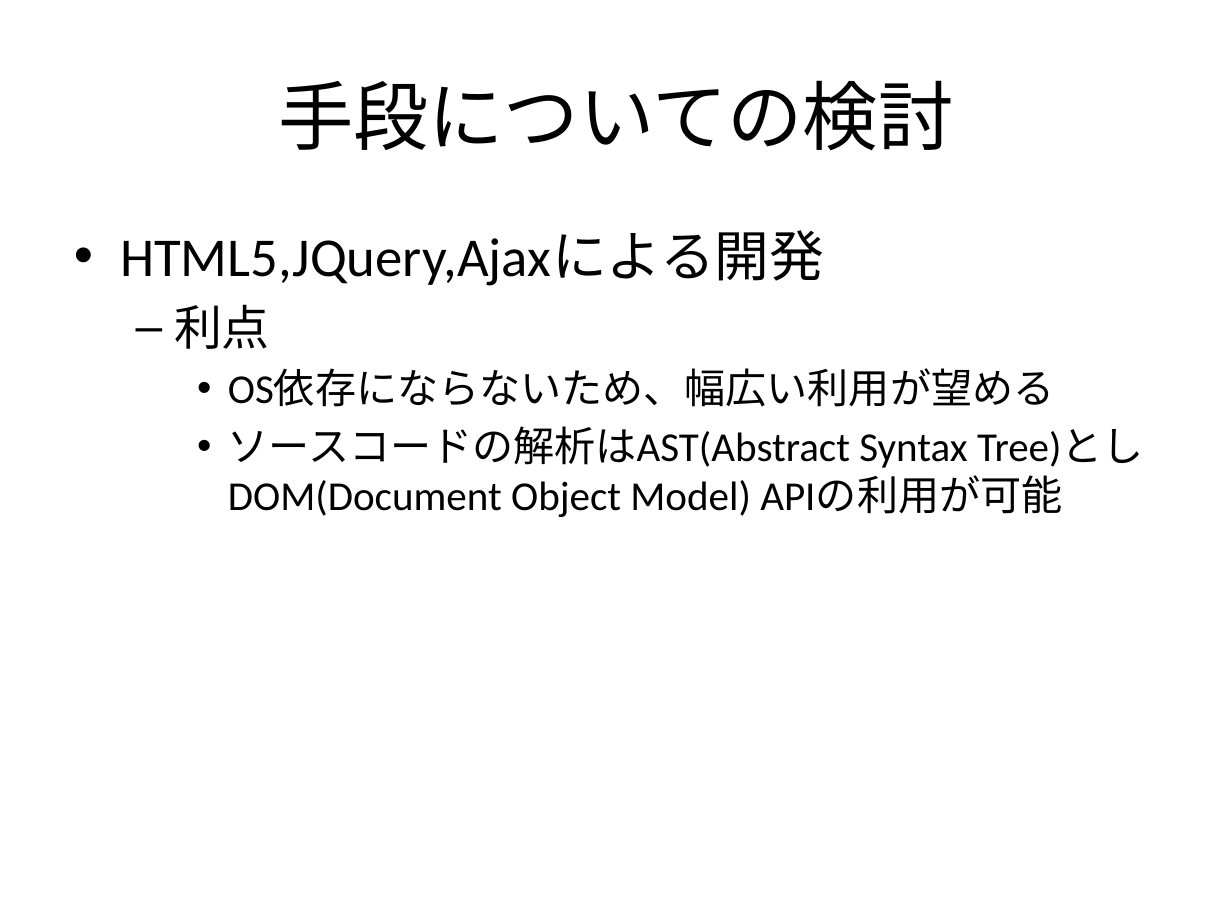
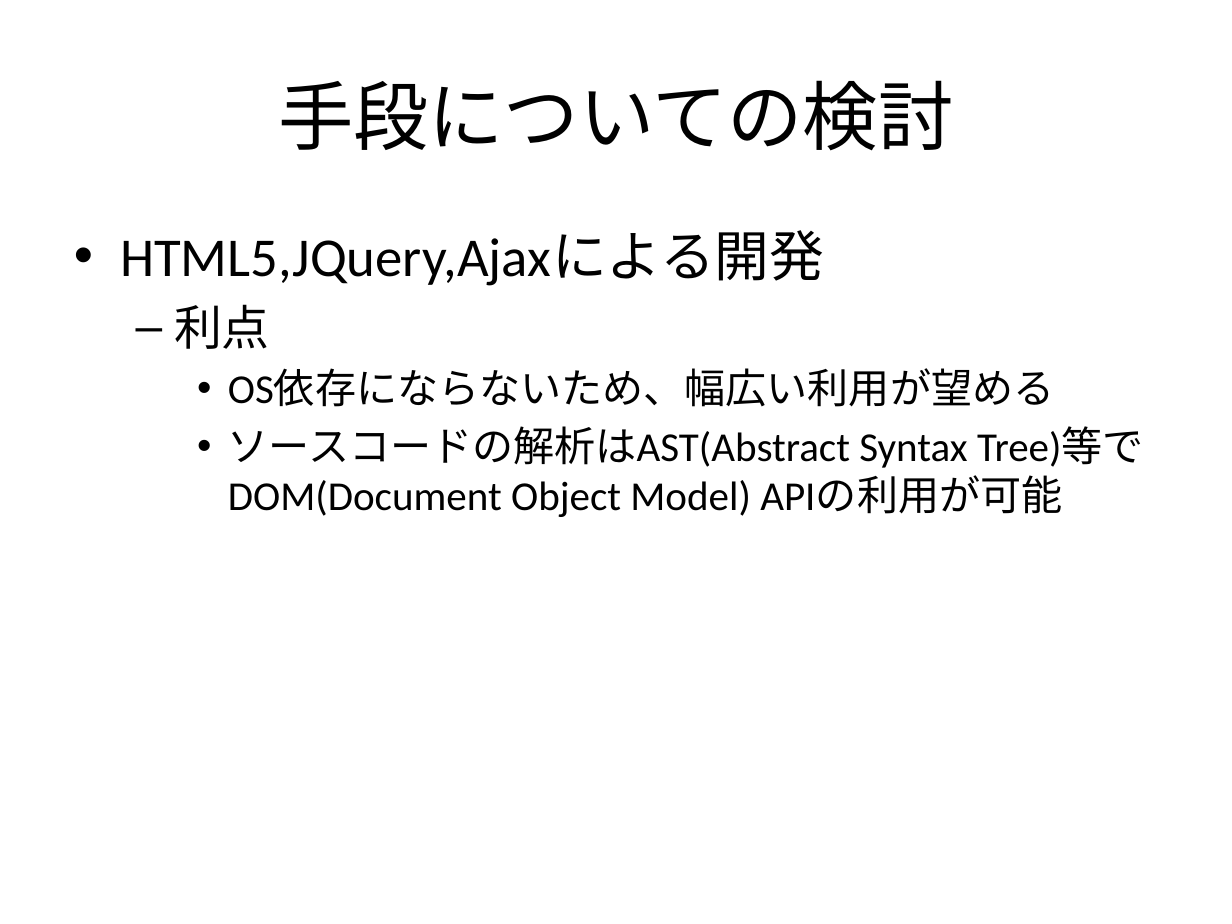
Before and after one commit to f-akazawa/akaz_uecdevelop, a slide deck: slide 15 of doc/中間発表資料.pptx (slide 14 before the commit). Drawn at 1232x924 pixels with LibreOffice and Linux fonts; fonts in the diff are those of the drawing. Boxes give left, top, right and bottom in pixels: in the first picture for what was removed or moved away, otherwise in the second. Text is boxed around its words. In the diff, an @@ line names an element or a change of style, - is before the commit and + after.

```diff
--- a/doc/中間発表資料.pptx
+++ b/doc/中間発表資料.pptx
@@ text at [228, 426, 1144, 517]: text changed @@
-    • ソースコードの解析はAST(Abstract Syntax Tree)としDOM(Document Object Model) APIの利用が可能
+    • ソースコードの解析はAST(Abstract Syntax Tree)等でDOM(Document Object Model) APIの利用が可能
```
Also in this commit, not shown: 11 other slides changed, 1 slide added, 1 other file.
